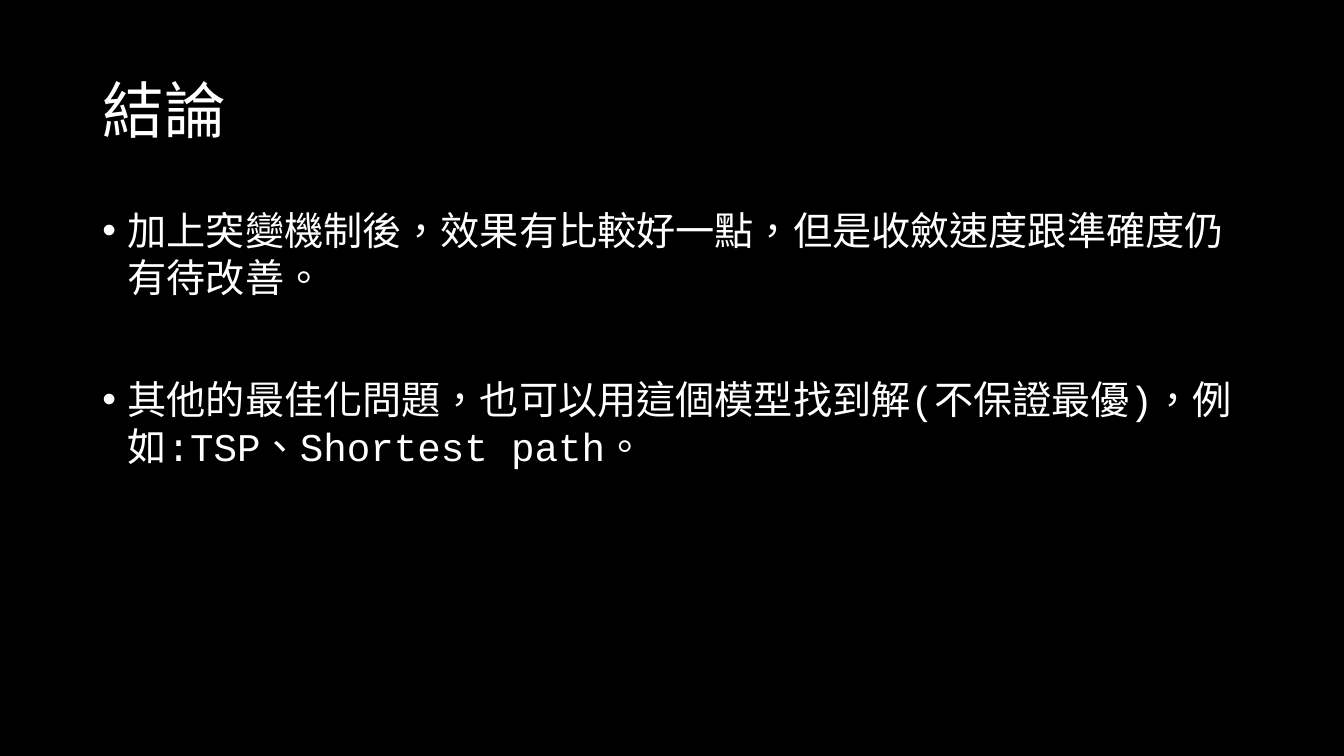
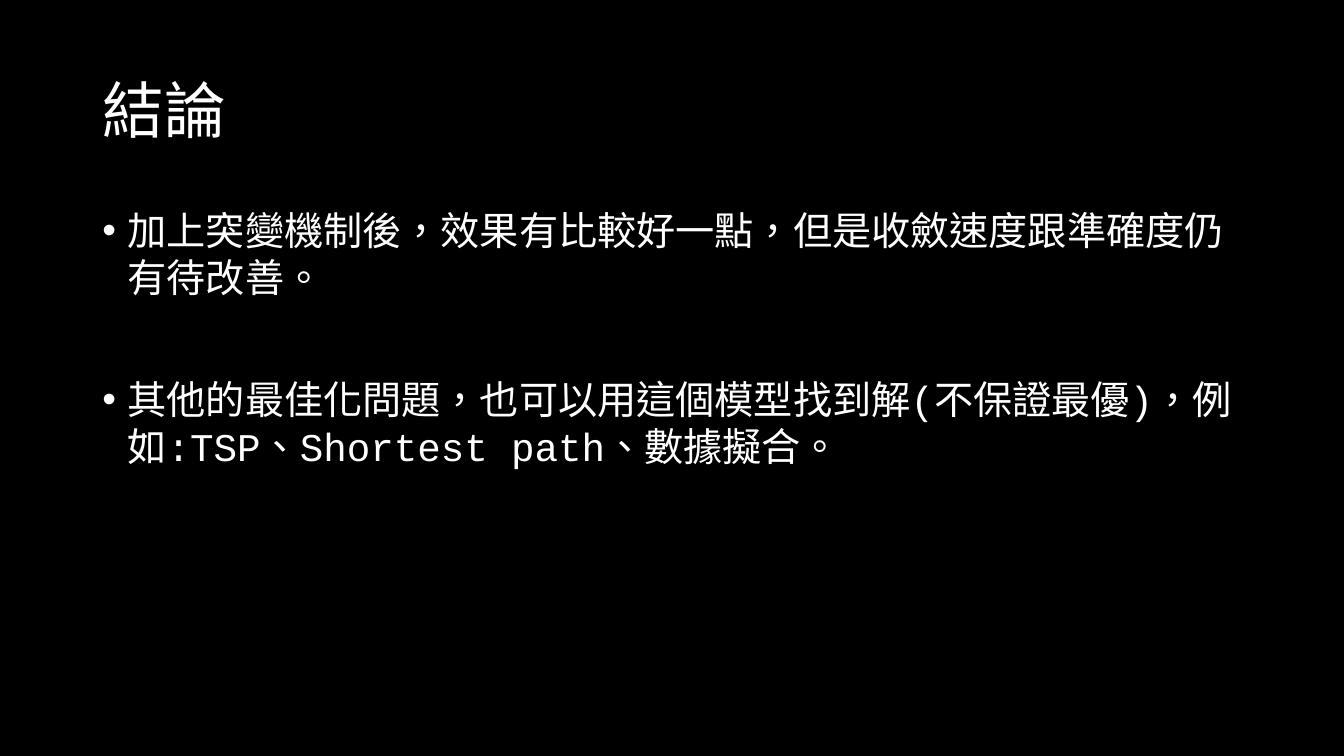
Before and after one commit to OEmiliatanO/CSE_intro_to_AI, a slide deck: slide 68 of 人工智慧導論期末報告 B103040012 謝承翰.pptx. Drawn at 1344x756 pixels with LibreOffice and Linux fonts; fonts in the diff are those of the drawing. Boxes give left, top, right and bottom in pixels: in the first picture for what was removed or moved away, otherwise in the second. Text is boxed around its words. In the diff, an @@ line names an element or a change of style, - is before the commit and + after.

Commit message:
update ppt

```diff
--- a/人工智慧導論期末報告 B103040012 謝承翰.pptx
+++ b/人工智慧導論期末報告 B103040012 謝承翰.pptx
@@ text at (x1=128, y1=380, x2=1232, y2=469): text changed @@
-• 其他的最佳化問題，也可以用這個模型找到解(不保證最優)，例如:TSP、Shortest path。
+• 其他的最佳化問題，也可以用這個模型找到解(不保證最優)，例如:TSP、Shortest path、數據擬合。
```
